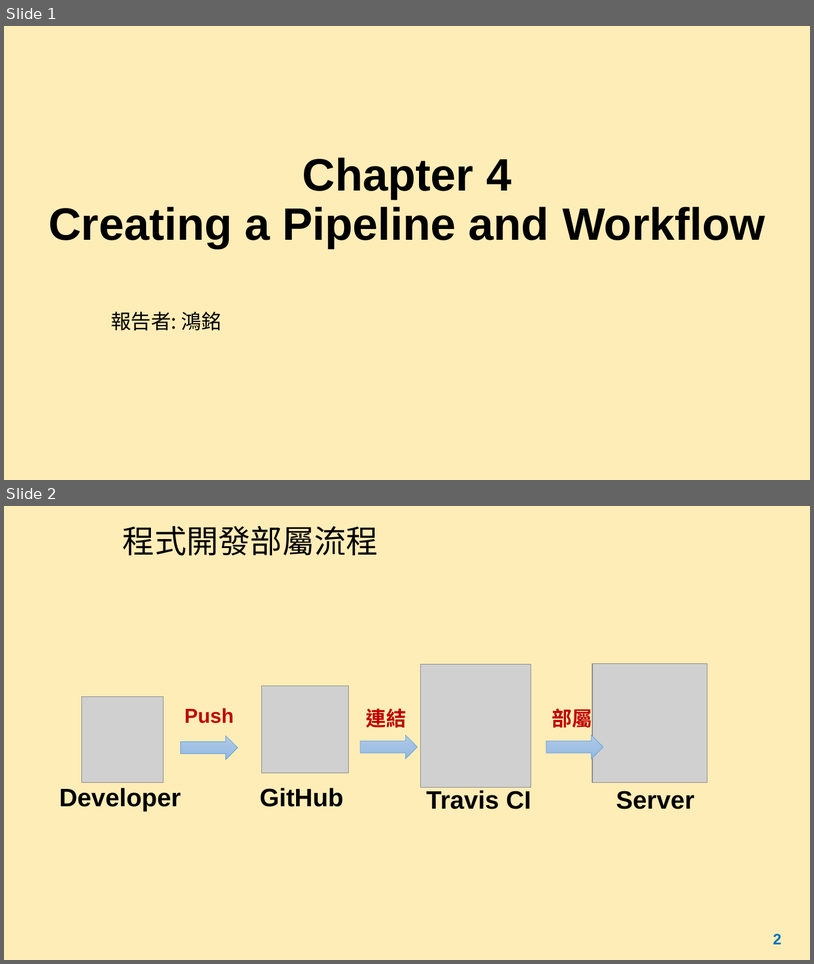
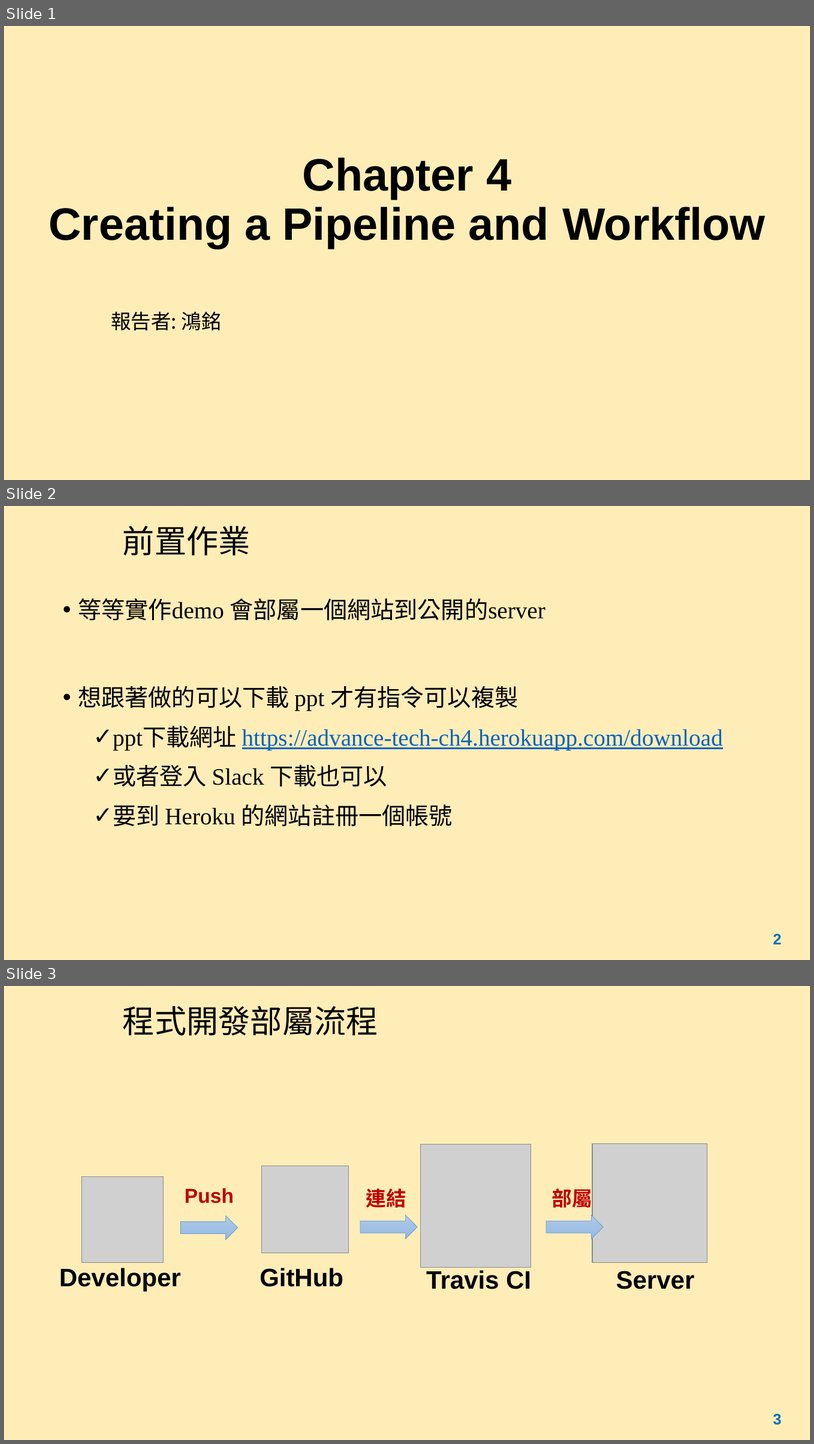
Before and after one commit to sftseng7401/ch4demo, a slide deck: myapp/Chapter4.pptx. Shown one above the other, each under a label of ours: slides 1 and 2 before the commit, slides 1, 2 and 3 after it. The pictures are 814x964 and 814x1444 pixels, drawn with LibreOffice and Linux fonts; fonts in the diff are those of the drawing; grey boxes stand for pictures. Boxes give left, top, right and bottom in pixels: in the first picture for what was removed or moved away, otherwise in the second. Text is boxed around its words. In the diff, an @@ line names an element or a change of style, - is before the commit and + after.

```diff
--- a/myapp/Chapter4.pptx
+++ b/myapp/Chapter4.pptx
@@ slide 2 added at bbox=[4, 506, 810, 960], background #FFE699 at 70% opacity @@
@@ title added at bbox=[123, 526, 251, 556], 38 pt, text #000000 @@
+前置作業
@@ text added at bbox=[78, 598, 723, 826], 28 pt, text #000000 @@
+• 等等實作demo 會部屬一個網站到公開的server
+• 想跟著做的可以下載 ppt 才有指令可以複製
+  ✓ ppt下載網址 https://advance-tech-ch4.herokuapp.com/download
+  ✓ 或者登入 Slack 下載也可以
+  ✓ 要到 Heroku 的網站註冊一個帳號
@@ page number added at bbox=[773, 933, 782, 944], 18 pt, text #0070C0, bold @@
+2
@@ what was slide 2 is now slide 3 @@
@@ page number at bbox=[773, 1413, 782, 1425]: text changed @@
-2
+3
```
Also in this commit, not shown: 2 slides changed, 7 other slides added.
